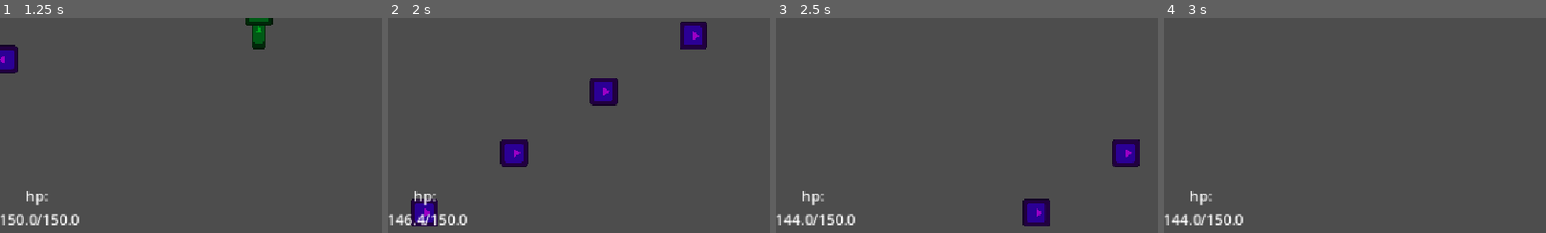
Above: before the commit, frames 1-4 (left to right).
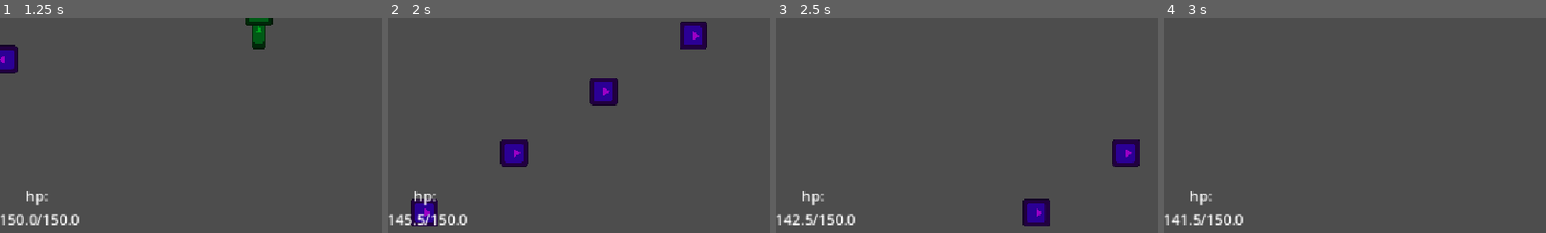
Above: after the commit, the same moments.

Repository: Sastingus/Mossful
Game: Godot game, scene res://scenes/world/world.tscn
Same seed, same stepped clock (60 frames per second), same inputs: the game is played once before the commit and once after it. The engine's default icon, where the game draws it, is replaced by a stand-in: a white triangle on a blue panel in a dark square.
Inputs:
- Up to frame 1 (1.25 s): hold D (move_right) from 0.53 s (still down)
- Up to frame 2 (2 s): release D (move_right) at 1.28 s; hold S (move_down) from 1.28 s (still down)
- Up to frame 3 (2.5 s): release S (move_down) at 2.03 s; hold D (move_right) from 2.03 s (still down)
- Up to frame 4 (3 s): release D (move_right) at 2.78 s; hold W (move_up) from 2.78 s (still down)
The pictures show only the part of the screen within x 46-96%, y 49-99%; the shares and areas given below are measured in that part.

Frame 1 is identical in both runs. In frame 2, 0.1% of the frame differs, in the area x 4-10%, y 91-97%; in frame 3, 0.2%; in frame 4, 0.1%.

Commit message:
healing
-added healing when not poisoned

Diff:
--- a/scenes/player/player.gd
+++ b/scenes/player/player.gd
@@ -32,8 +32,9 @@
 	print("poison is "+str(Globals.player_poi))
 
 func poison_tick():
-	Globals.player_poi -= poison_timer.wait_time
 	if Globals.player_poi > 0:
+		Globals.player_poi -= poison_timer.wait_time
 		Globals.player_hp -= Globals.poi_dmg
 	else:
-		poison_timer.stop()
+		if Globals.player_hp != Globals.max_player_hp:
+			Globals.player_hp += Globals.heal
--- a/scenes/player/player.tscn
+++ b/scenes/player/player.tscn
@@ -32,6 +32,7 @@
 [node name="PoisonTimer" type="Timer" parent="."]
 unique_name_in_owner = true
 wait_time = 0.25
+autostart = true
 
 [node name="HpLabel" type="Label" parent="."]
 top_level = true
--- a/scenes/world/globals.gd
+++ b/scenes/world/globals.gd
@@ -1,8 +1,10 @@
 extends Node
 
 var player_hp := 150.0
+var max_player_hp := 150.0
 var player_poi := 0.0
 var is_player_poi := false
 
-var poi_dmg := 1.2
+var heal := 0.5
+var poi_dmg := 1.5
 var on_hit_poi := 1.5
